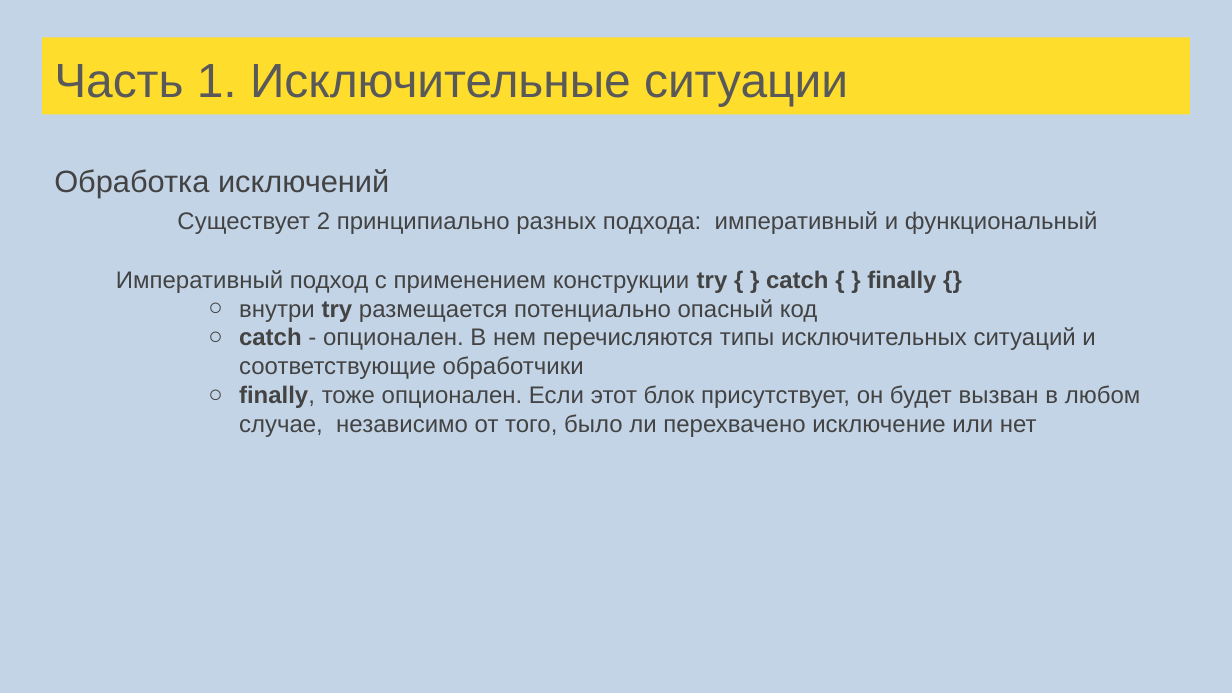
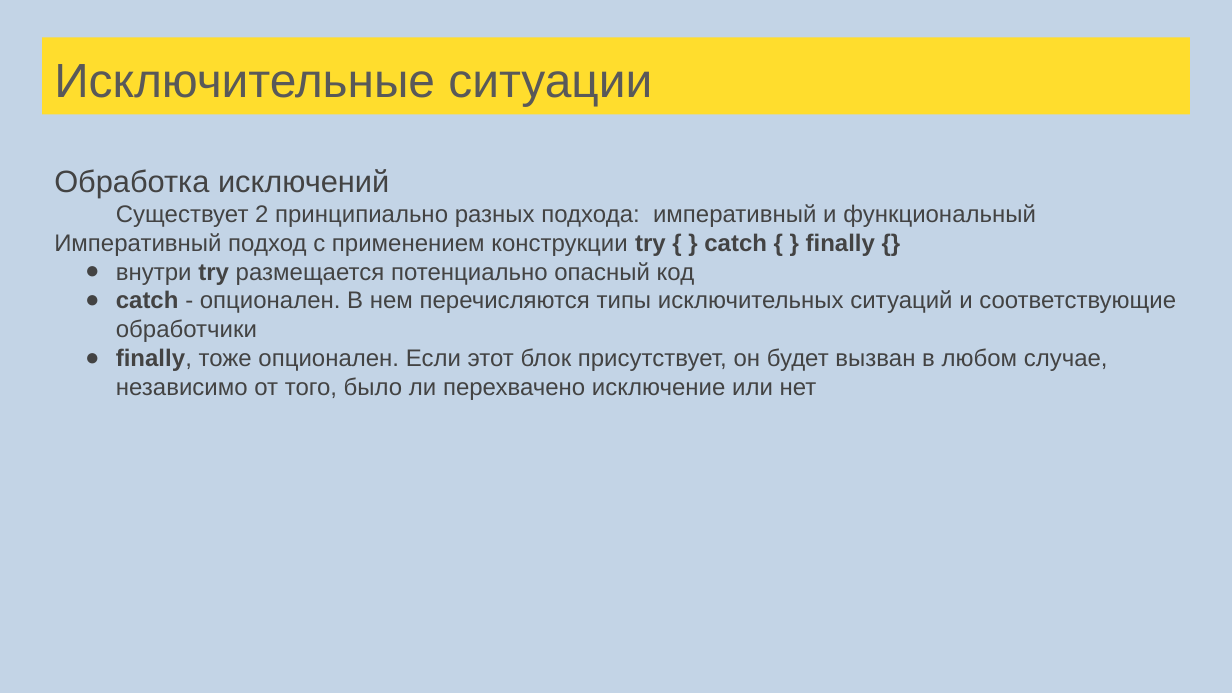
Before and after one commit to sergeypopov83/scala-school, a slide deck: slide 94 of src/main/resources/Лекции Scala для FinTech.pptx. Drawn at 1232x693 pixels with LibreOffice and Linux fonts; fonts in the diff are those of the drawing. Boxes give left, top, right and bottom in pixels: in the first picture for what was removed or moved away, otherwise in the second. Text is boxed around its words. In the diff, an @@ line names an element or a change of style, - is before the commit and + after.

```diff
--- a/src/main/resources/Лекции Scala для FinTech.pptx
+++ b/src/main/resources/Лекции Scala для FinTech.pptx
@@ title at <box>54,64,652,106</box>: text changed @@
-Часть 1. Исключительные ситуации
+Исключительные ситуации
@@ text at <box>54,204,1176,400</box>: indent changed; bullet ○ to ●; list level 2 to 1 in "внутри try размещается потенциально опасный ..."; list level 2 to 1 in "catch - опционален. В нем ..."; list level 2 to 1 in "finally, тоже опционален. Если этот ..." @@
```
Also in this commit, not shown: 121 other slides changed, 5 slides added, 5 slides removed, 58 other files.
